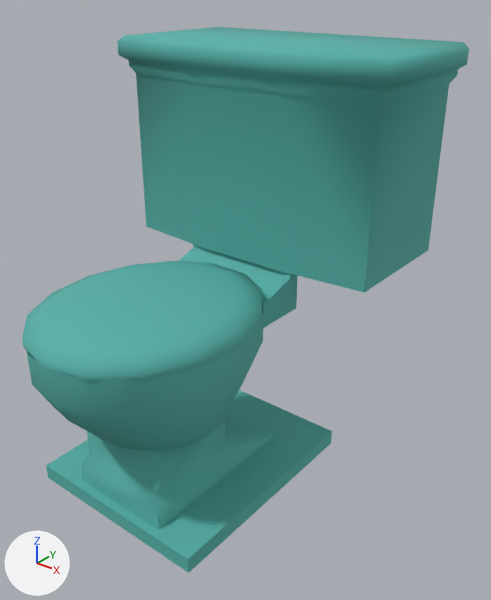
One commit to the FBX model Ripple Effect/Assets/Resources/Models/RoomModels/RE_RBathToilet.FBX: the scene before it, then after it.
Rendered twice from a 50 mm camera at (1.64, -1.83, 1.9) aimed at (0.14, 0.05, 0.74). The axes (+X, +Y, +Z) are drawn at lower left. The lights are the same throughout. Where no turn or scale is listed for an object, it has been applied to the vertices.

The scene before the commit, as lines of its bpy script (objects in view):
```python
mat_porcilain = principled_material('Porcilain')
mat_porcilain.base_color = (0.0941, 0.439, 0.396)  # cyan #56b1a9
mat_porcilain.roughness = 0.859
me_mesh = bpy.data.meshes.new('Mesh')
me_mesh.from_pydata(...)  # 251 vertices, 212 faces; spans x -0.62..0.62, y -0.79..0.79, z 0.0..1.66
me_mesh.materials.append(mat_porcilain)  # cyan #56b1a9
ob_re_rbathtoilet = bpy.data.objects.new('RE_RBathToilet', me_mesh)
ob_re_rbathtoilet.location = (0.0, 0.0, 0.0)
```
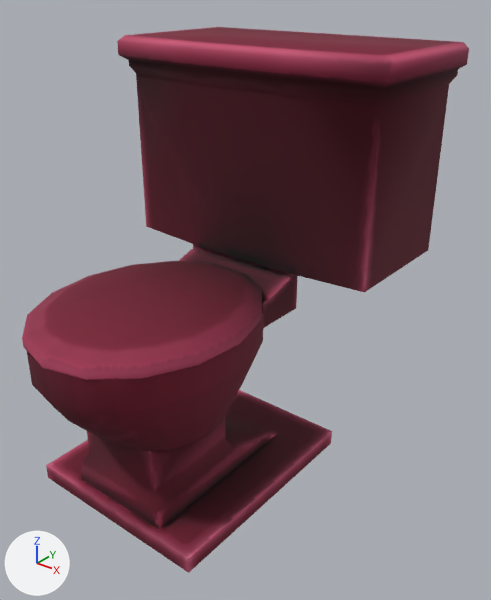
Location of each change, [x1, y1, x2, y2] in pixels of the pictures (491 x 600 px):
'RE_RBathToilet', surface changed (cyan to red): [22, 27, 469, 573] in both

The change, as a diff of the scene's bpy script:
```diff
--- a/Ripple Effect/Assets/Resources/Models/RoomModels/RE_RBathToilet.FBX.py
+++ b/Ripple Effect/Assets/Resources/Models/RoomModels/RE_RBathToilet.FBX.py
@@ img_albedo_porcilain_png @@
+img_albedo_porcilain_png = load_image('Albedo_Porcilain.png', '_unpacked/Albedo_Porcilain.png', 1024, 1024, 'sRGB')
@@ mat_porcilain @@
 mat_porcilain = principled_material('Porcilain')
-mat_porcilain.base_color = (0.0941, 0.439, 0.396)  # cyan #56b1a9
+mat_porcilain.texture = img_albedo_porcilain_png  # with its transparency
 mat_porcilain.roughness = 0.859
@@ me_mesh @@
 me_mesh.from_pydata(...)  # 251 vertices, 212 faces; spans x -0.62..0.62, y -0.79..0.79, z 0.0..1.66
 # used by ob_re_rbathtoilet; location = (0.0, 0.0, 0.0)
+# me_mesh part 1: texture (UV) coordinates of 212 of 212 faces, centred in x -0.62..0.62, y -0.78..0.78, z 0.03..1.66, changed; they spanned u 0.02..0.86, v 0.2..0.75 and now span u 0.13..0.99, v 0.35..0.94
 me_mesh.materials.append(mat_porcilain)
```
